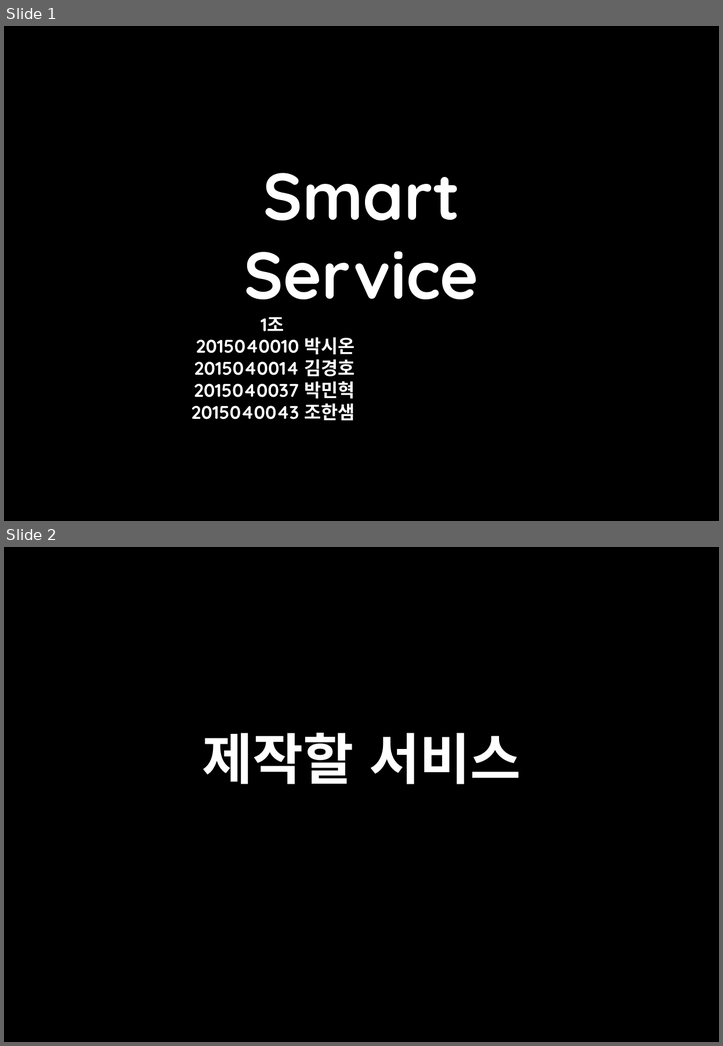
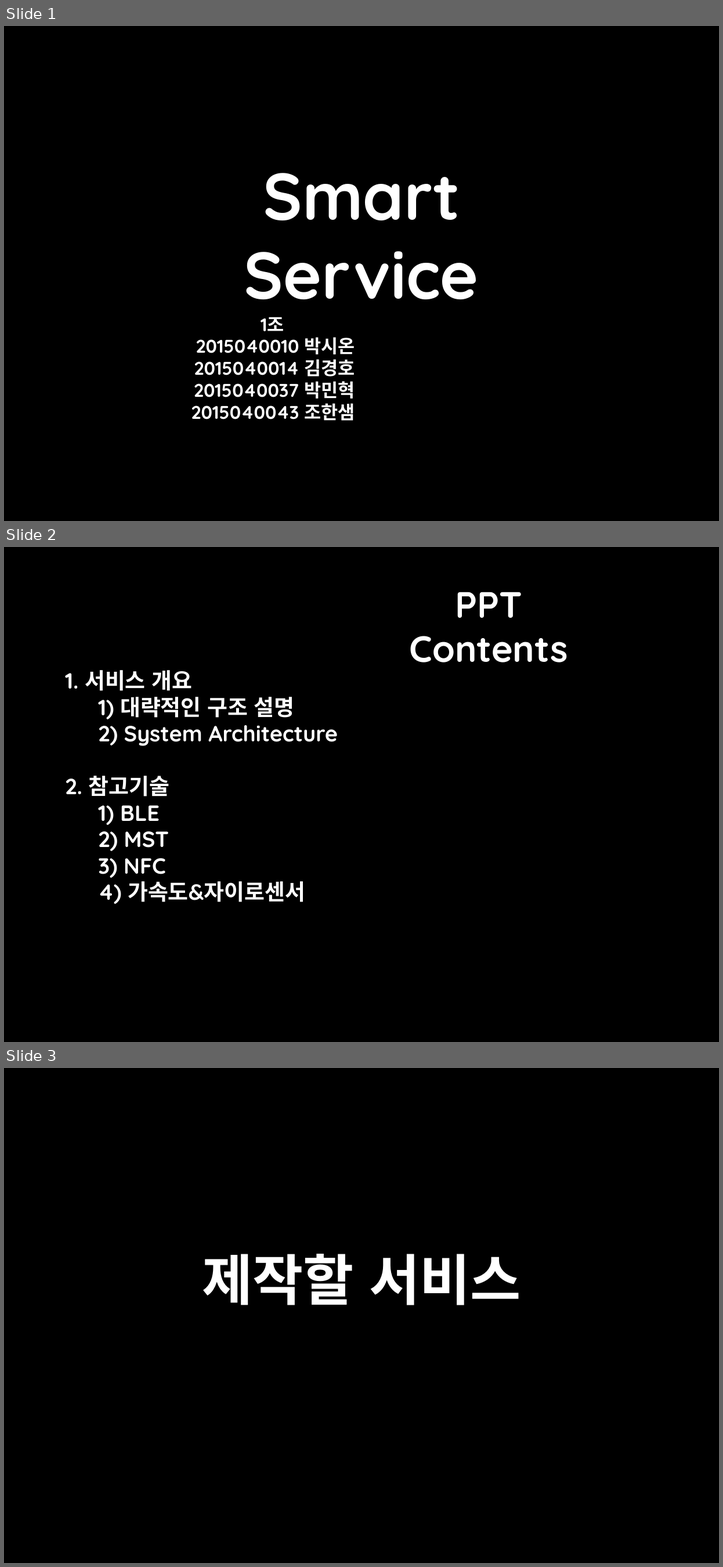
Before and after one commit to klustar/exOSS, a slide deck: 4주차/스마트서비스.pptx. Shown one above the other, each under a label of ours: slides 1 and 2 before the commit, slides 1, 2 and 3 after it. The pictures are 723x1046 and 723x1567 pixels, drawn with LibreOffice and Linux fonts; fonts in the diff are those of the drawing; background and template pictures are left out. Boxes give left, top, right and bottom in pixels: in the first picture for what was removed or moved away, otherwise in the second. Text is boxed around its words. In the diff, an @@ line names an element or a change of style, - is before the commit and + after.

```diff
--- a/4주차/스마트서비스.pptx
+++ b/4주차/스마트서비스.pptx
@@ slide 2 added at (x1=4, y1=547, x2=719, y2=1042), background #000000 @@
@@ text added at (x1=409, y1=592, x2=568, y2=662), 40 pt, text #FFFFFF, bold @@
+PPT Contents
@@ text added at (x1=65, y1=670, x2=338, y2=904), 24 pt, text #FFFFFF, bold @@
+1. 서비스 개요
+1) 대략적인 구조 설명
+2) System Architecture
+2. 참고기술
+1) BLE
+2) MST
+3) NFC
+4) 가속도&자이로센서
@@ what was slide 2 is now slide 3 @@
```
Also in this commit, not shown: 2 slides changed, 1 other slide added, 3 other files.
